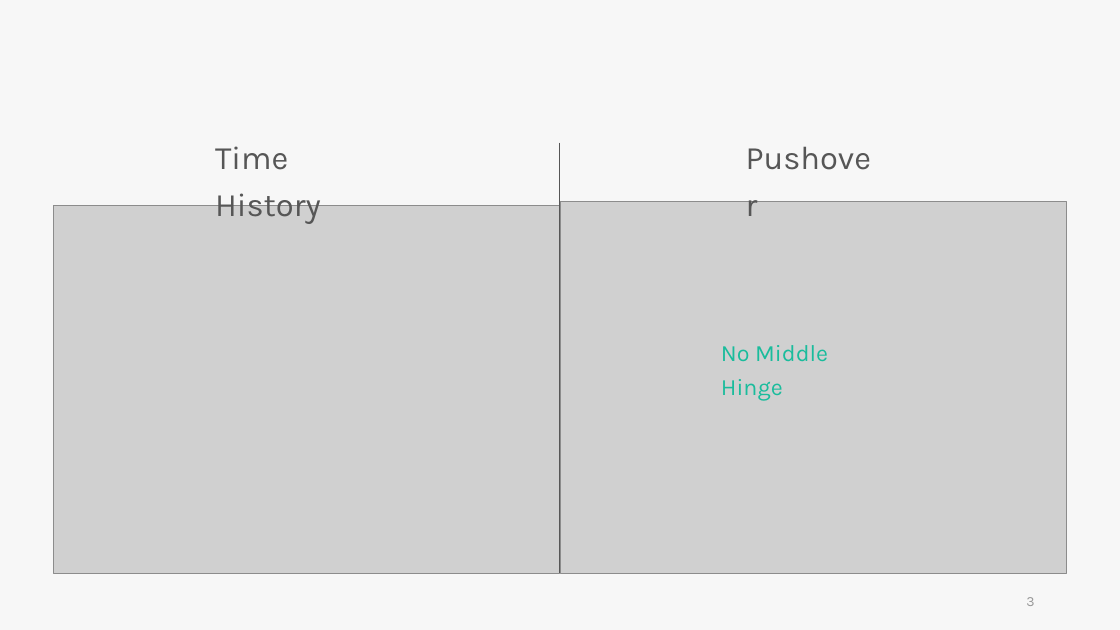
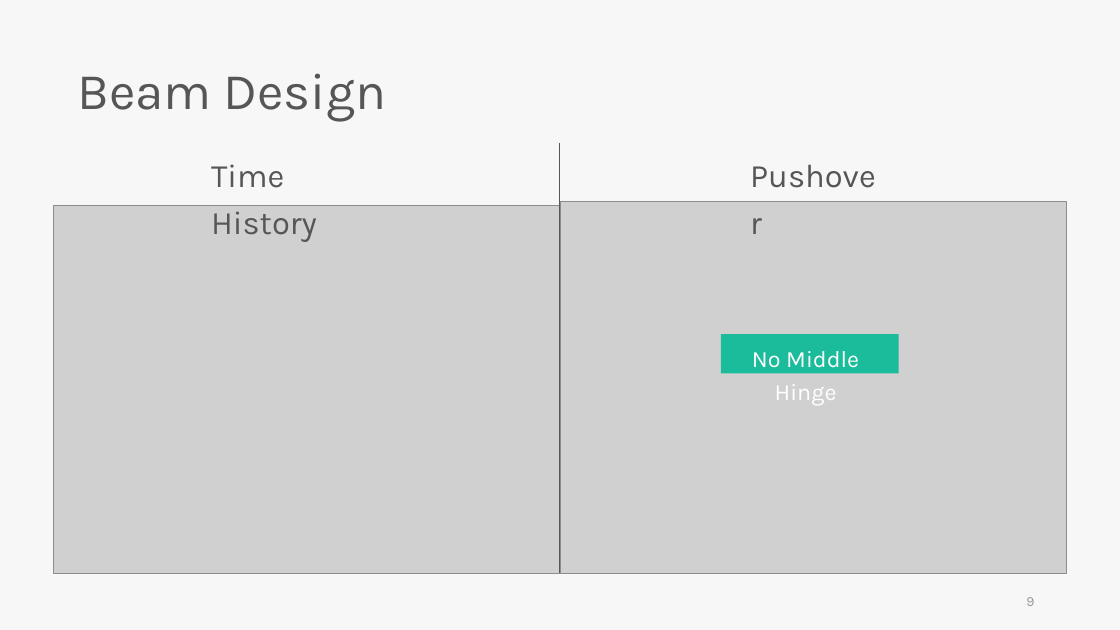
Before and after one commit to skyran1278/VbaProject, a slide deck: slide 9 of 20180126_SmartCut/Meeting/20190215 Meeting/20190215 Meeting.pptx (slide 3 before the commit). Drawn at 1120x630 pixels with LibreOffice and Linux fonts; fonts in the diff are those of the drawing; grey boxes stand for pictures. Boxes give left, top, right and bottom in pixels: in the first picture for what was removed or moved away, otherwise in the second. Text is boxed around its words. In the diff, an @@ line names an element or a change of style, - is before the commit and + after.

```diff
--- a/20180126_SmartCut/Meeting/20190215 Meeting/20190215 Meeting.pptx
+++ b/20180126_SmartCut/Meeting/20190215 Meeting/20190215 Meeting.pptx
@@ text added at (x1=77, y1=73, x2=386, y2=121), 44 pt, text #565656 @@
+Beam Design
@@ text "Time History" moved from (x1=215, y1=146, x2=321, y2=224) to (x1=211, y1=164, x2=317, y2=242) @@
@@ text "Pushover" moved from (x1=746, y1=125, x2=882, y2=176) to (x1=750, y1=144, x2=886, y2=195) @@
@@ rectangle "No Middle Hinge" resized from (x1=721, y1=345, x2=828, y2=400) to (x1=721, y1=334, x2=899, y2=374) @@
@@ rectangle "No Middle Hinge" at (x1=721, y1=334, x2=899, y2=374): text colour #1ABC9C to #FFFFFF; alignment left to centre; fill none to #1ABC9C @@
```
Also in this commit, not shown: 4 other slides changed, 4 slides added, 1 slide removed, 4 other files.
